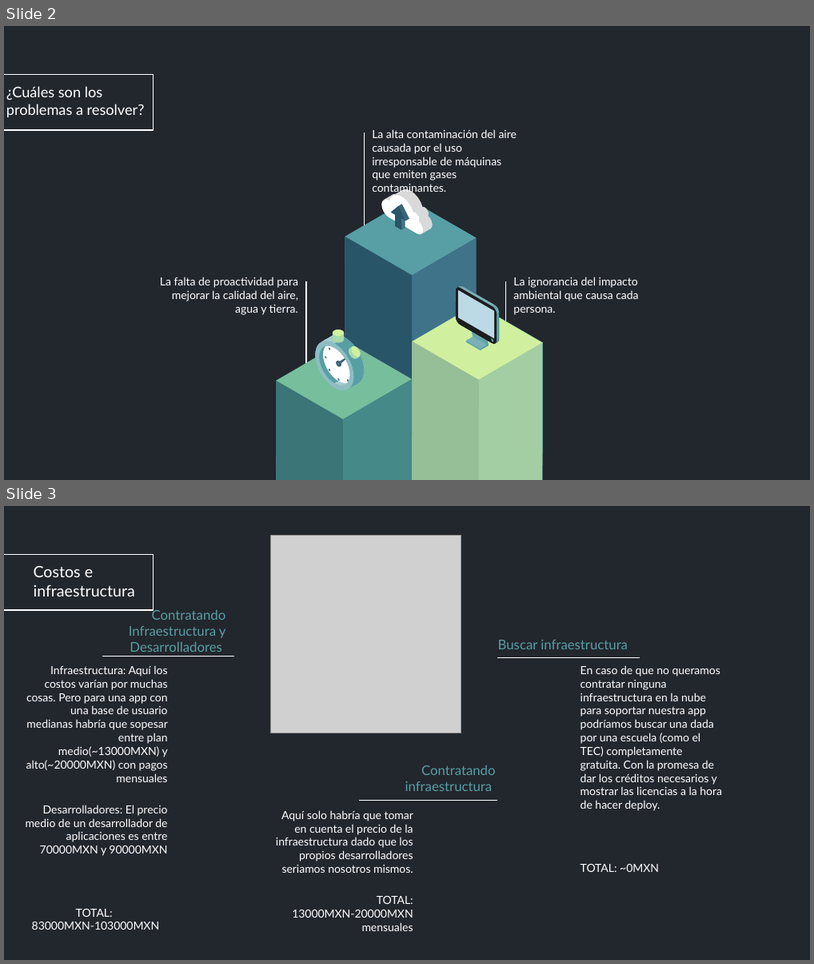
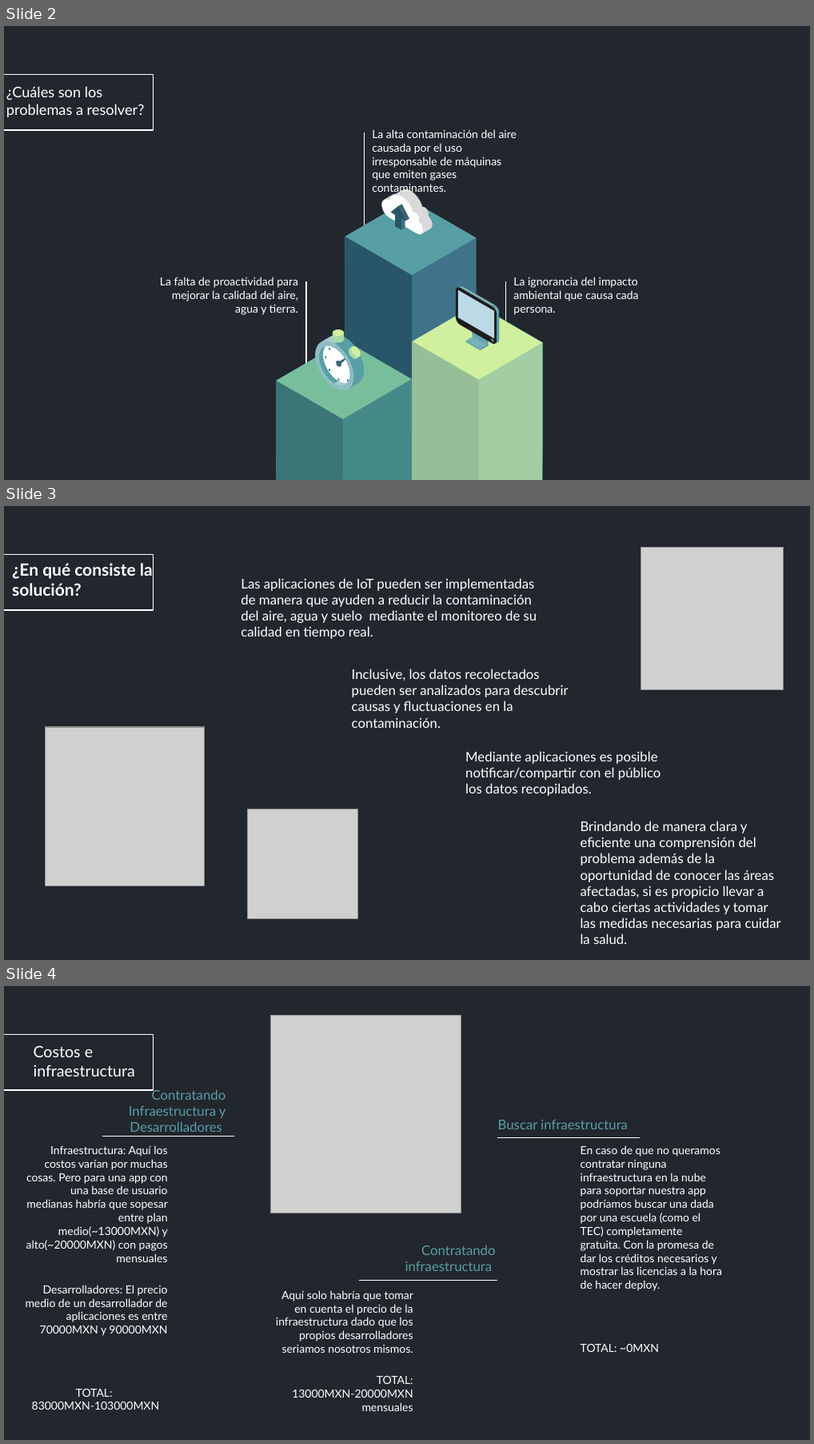
Before and after one commit to ArmandoMG/SemanaTecFinal, a slide deck: Proyecto Final Progra.pptx. Shown one above the other, each under a label of ours: slides 2 and 3 before the commit, slides 2, 3 and 4 after it. The pictures are 814x964 and 814x1444 pixels, drawn with LibreOffice and Linux fonts; fonts in the diff are those of the drawing; grey boxes stand for pictures; background and template pictures are left out. Boxes give left, top, right and bottom in pixels: in the first picture for what was removed or moved away, otherwise in the second. Text is boxed around its words. In the diff, an @@ line names an element or a change of style, - is before the commit and + after.

```diff
--- a/Proyecto Final Progra.pptx
+++ b/Proyecto Final Progra.pptx
@@ slide 3 added at [4,506,810,960], background #22262D; not listed: 1 template element that a slide beside it also shows @@
@@ picture added at [641,547,784,690] @@
@@ title added at [12,563,153,596], 15 pt, text #FFFFFF, bold @@
+¿En qué consiste la solución?
@@ subtitle added at [241,578,538,639], 12 pt, text #FFFFFF @@
+Las aplicaciones de IoT pueden ser implementadas de manera que ayuden a reducir la contaminación del aire, agua y suelo mediante el monitoreo de su calidad en tiempo real.
@@ subtitle added at [352,668,569,728], 12 pt, text #FFFFFF @@
+Inclusive, los datos recolectados pueden ser analizados para descubrir causas y fluctuaciones en la contaminación.
@@ picture added at [45,727,204,886] @@
@@ subtitle added at [466,751,662,796], 12 pt, text #FFFFFF @@
+Mediante aplicaciones es posible notificar/compartir con el público los datos recopilados.
@@ picture added at [248,808,358,918] @@
@@ subtitle added at [581,820,782,944], 12 pt, text #FFFFFF @@
+Brindando de manera clara y eficiente una comprensión del problema además de la oportunidad de conocer las áreas afectadas, si es propicio llevar a cabo ciertas actividades y tomar las medidas necesarias para cuidar la salud.
@@ what was slide 3 is now slide 4 @@
```
Also in this commit, not shown: 2 other files.
